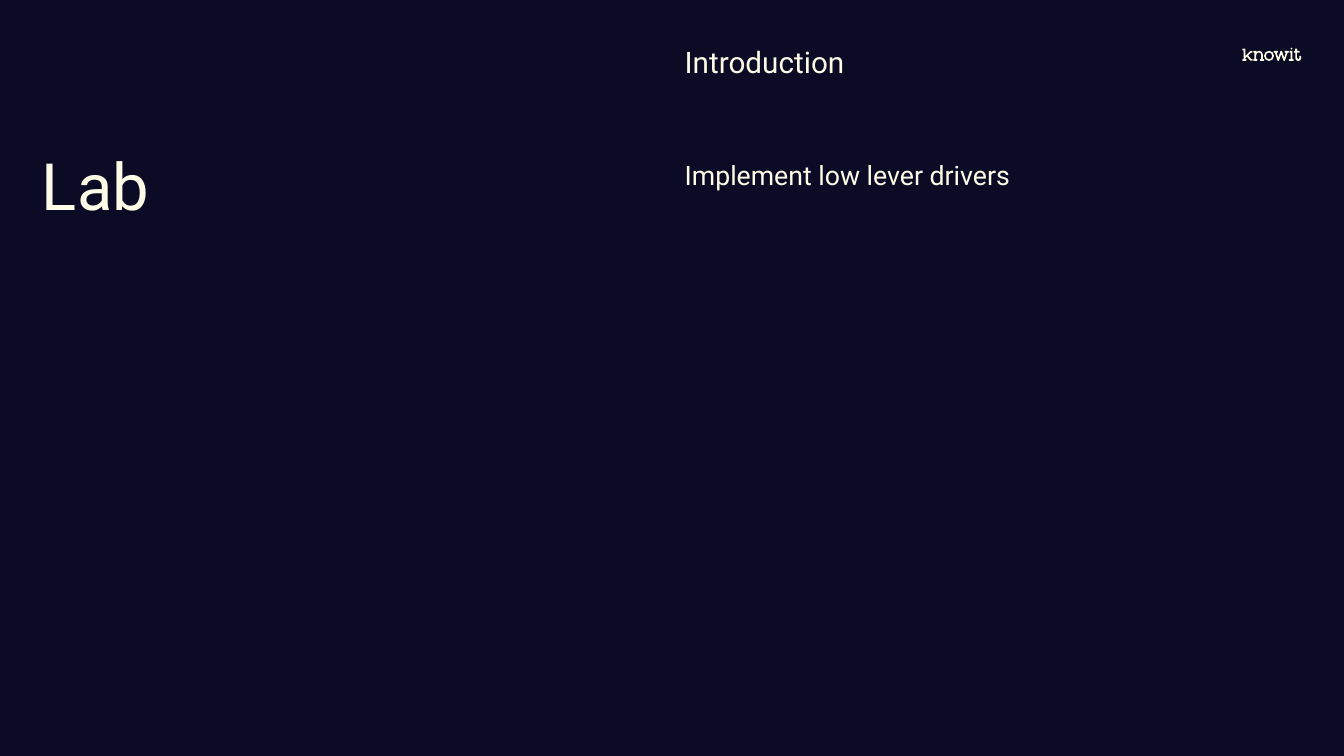
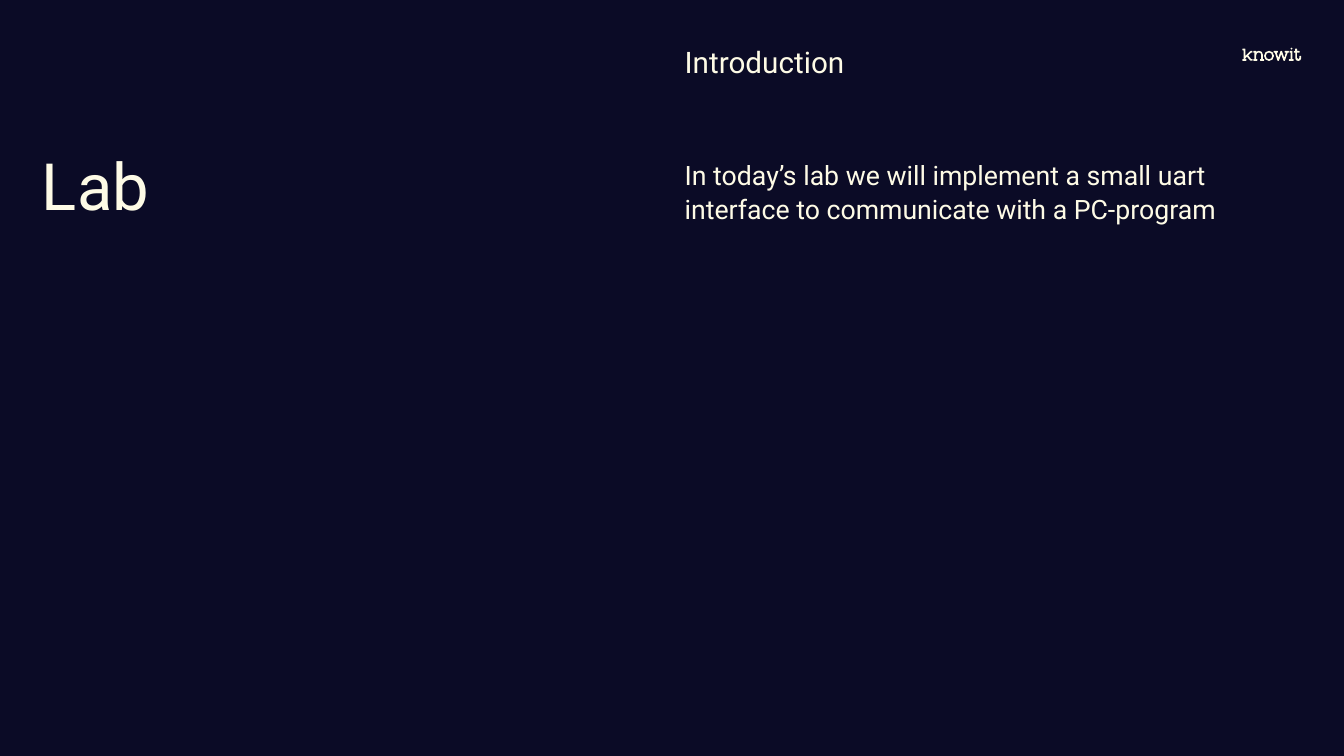
Before and after one commit to joelstr/knowit-embedded-academy, a slide deck: slide 7 of Communication_interfaces/Embedded academy - Communication interfaces.pptx. Drawn at 1344x756 pixels with LibreOffice and Linux fonts; fonts in the diff are those of the drawing; background and template pictures are left out. Boxes give left, top, right and bottom in pixels: in the first picture for what was removed or moved away, otherwise in the second. Text is boxed around its words. In the diff, an @@ line names an element or a change of style, - is before the commit and + after.

```diff
--- a/Communication_interfaces/Embedded academy - Communication interfaces.pptx
+++ b/Communication_interfaces/Embedded academy - Communication interfaces.pptx
@@ text at [685,165,1216,225]: text changed @@
-Implement low lever drivers
+In today’s lab we will implement a small uart interface to communicate with a PC-program
```
Also in this commit, not shown: 1 other slide changed, 1 slide added, 1 slide removed, 1 other file.
